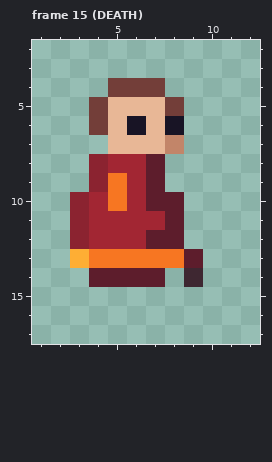
Pixel-art file -- assets/art/units/enemy/ember_cultist/ember_cultist_elite.aseprite. This is how it looked before the edit.
18x18 pixels, 18 frames. Shown: frame 15 (DEATH): x 1..12, y 2..17. The old version is drawn lined up with the new one. The commit also changed other frames, which this record leaves out.
After:
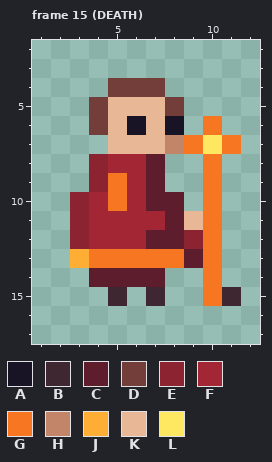
Palette (. is transparent): A #181425  B #3e2731  C #5d1d2c  D #733e39  E #8b2330  F #a22633  G #f77622  H #c28569  J #feae34  K #e8b796  L #fee761
Changes in this commit:
{"change": "whole drawing moved by -1,-1 (the old picture is shown already moved)"}
{"where": "frame 15 (DEATH)"}
{"frame":15,"y":6,"x":10,"old":".","new":"G"}
{"frame":15,"y":7,"x":9,"old":"...","new":"GLG"}
{"frame":15,"y":8,"x":10,"old":".","new":"G"}
{"frame":15,"y":9,"x":10,"old":".","new":"G"}
{"frame":15,"y":10,"x":10,"old":".","new":"G"}
{"frame":15,"y":11,"x":9,"old":"..","new":"KG"}
{"frame":15,"y":12,"x":9,"old":"..","new":"EG"}
{"frame":15,"y":13,"x":10,"old":".","new":"G"}
{"frame":15,"y":14,"x":9,"old":"B.","new":".G"}
{"frame":15,"y":15,"x":5,"old":".","new":"B"}
{"frame":15,"y":15,"x":7,"old":".","new":"B"}
{"frame":15,"y":15,"x":10,"old":"..","new":"GB"}
{"label":"changed","picture_box":[108,116,241,306]}
